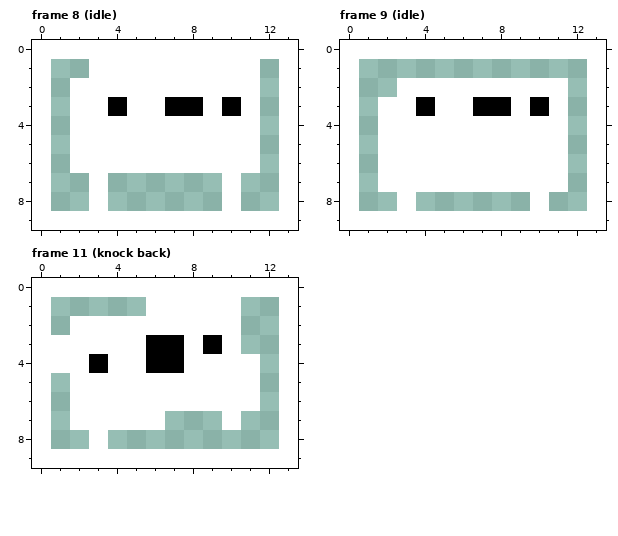
Pixel-art file: Aseprite_Files/Carinha.aseprite. That is the earlier state.
12x8 pixels, 11 frames. Shown: frame 8 (idle), frame 9 (idle), frame 11 (knock back). The old version is drawn lined up with the new one, on the new canvas. The commit also changed other frames, which this record leaves out.
And afterwards:
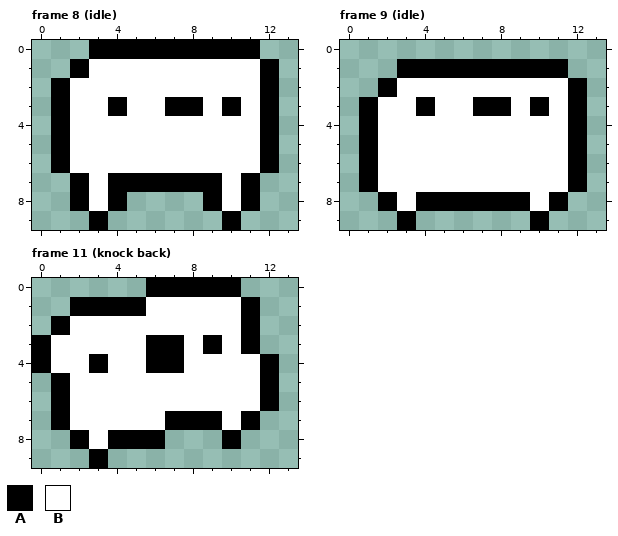
Palette (. is transparent): A #000000  B #ffffff
Log entry: objetos e eventos, mais carinha atualiazado
Diff:
canvas 12x8 -> 14x10, the old top-left corner now at 1,1
--- frame 8 (idle)
@@ x 0..13 @@
- 0 ..............
- 1 ...BBBBBBBBB..
- 2 ..BBBBBBBBBB..
- 3 ..BBABBAABAB..
- 4 ..BBBBBBBBBB..
- 5 ..BBBBBBBBBB..
- 6 ..BBBBBBBBBB..
- 7 ...B......B...
- 8 ...B......B...
- 9 ..............
+ 0 ...AAAAAAAAA..
+ 1 ..ABBBBBBBBBA.
+ 2 .ABBBBBBBBBBA.
+ 3 .ABBABBAABABA.
+ 4 .ABBBBBBBBBBA.
+ 5 .ABBBBBBBBBBA.
+ 6 .ABBBBBBBBBBA.
+ 7 ..ABAAAAAABA..
+ 8 ..ABA....ABA..
+ 9 ...A......A...
--- frame 9 (idle)
@@ x 0..13 @@
  0 ..............
- 1 ..............
- 2 ...BBBBBBBBB..
- 3 ..BBABBAABAB..
- 4 ..BBBBBBBBBB..
- 5 ..BBBBBBBBBB..
- 6 ..BBBBBBBBBB..
- 7 ..BBBBBBBBBB..
- 8 ...B......B...
- 9 ..............
+ 1 ...AAAAAAAAA..
+ 2 ..ABBBBBBBBBA.
+ 3 .ABBABBAABABA.
+ 4 .ABBBBBBBBBBA.
+ 5 .ABBBBBBBBBBA.
+ 6 .ABBBBBBBBBBA.
+ 7 .ABBBBBBBBBBA.
+ 8 ..ABAAAAAABA..
+ 9 ...A......A...
--- frame 11 (knock back)
@@ x 0..13 @@
- 0 ..............
- 1 ......BBBBB...
- 2 ..BBBBBBBBB...
- 3 .BBBBBAABAB...
- 4 .BBABBAABBBB..
- 5 ..BBBBBBBBBB..
- 6 ..BBBBBBBBBB..
- 7 ..BBBBB...B...
- 8 ...B..........
- 9 ..............
+ 0 ......AAAAA...
+ 1 ..AAAABBBBBA..
+ 2 .ABBBBBBBBBA..
+ 3 ABBBBBAABABA..
+ 4 ABBABBAABBBBA.
+ 5 .ABBBBBBBBBBA.
+ 6 .ABBBBBBBBBBA.
+ 7 .ABBBBBAAABA..
+ 8 ..ABAAA...A...
+ 9 ...A..........
Where, in picture pixels (left, top, right, bottom), the same in both pictures:
added: (51, 40, 279, 230)
added: (359, 59, 587, 230)
added: (32, 278, 279, 468)
